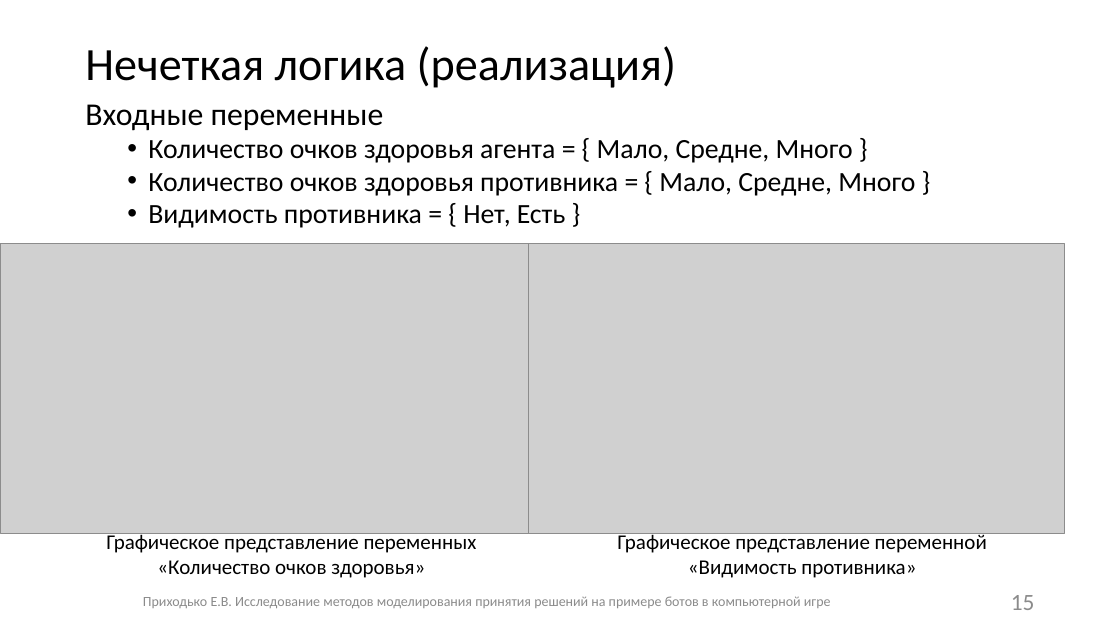
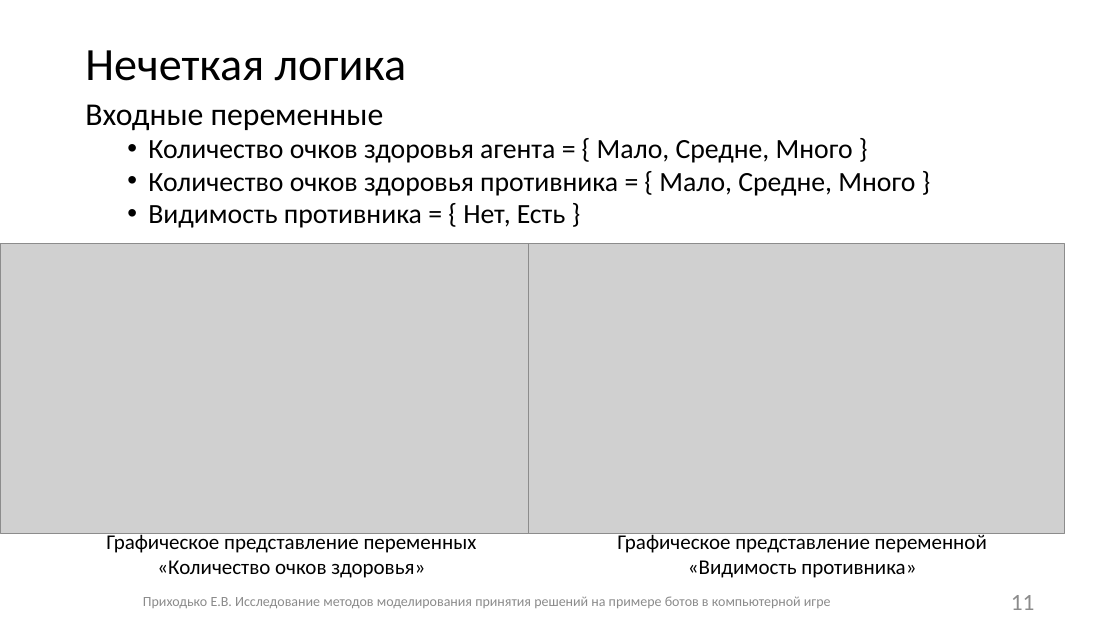
Before and after one commit to Fck-r-sns/Game_AI_thesis, a slide deck: slide 11 of Презентация.pptx (slide 15 before the commit). Drawn at 1120x630 pixels with LibreOffice and Linux fonts; fonts in the diff are those of the drawing; grey boxes stand for pictures. Boxes give left, top, right and bottom in pixels: in the first picture for what was removed or moved away, otherwise in the second. Text is boxed around its words. In the diff, an @@ line names an element or a change of style, - is before the commit and + after.

```diff
--- a/Презентация.pptx
+++ b/Презентация.pptx
@@ title at box(85, 50, 407, 81): text changed @@
-Нечеткая логика (реализация)
+Нечеткая логика
@@ page number at box(1011, 595, 1035, 610): text changed @@
-15
+11
```
Also in this commit, not shown: 9 other slides changed, 1 slide removed.
